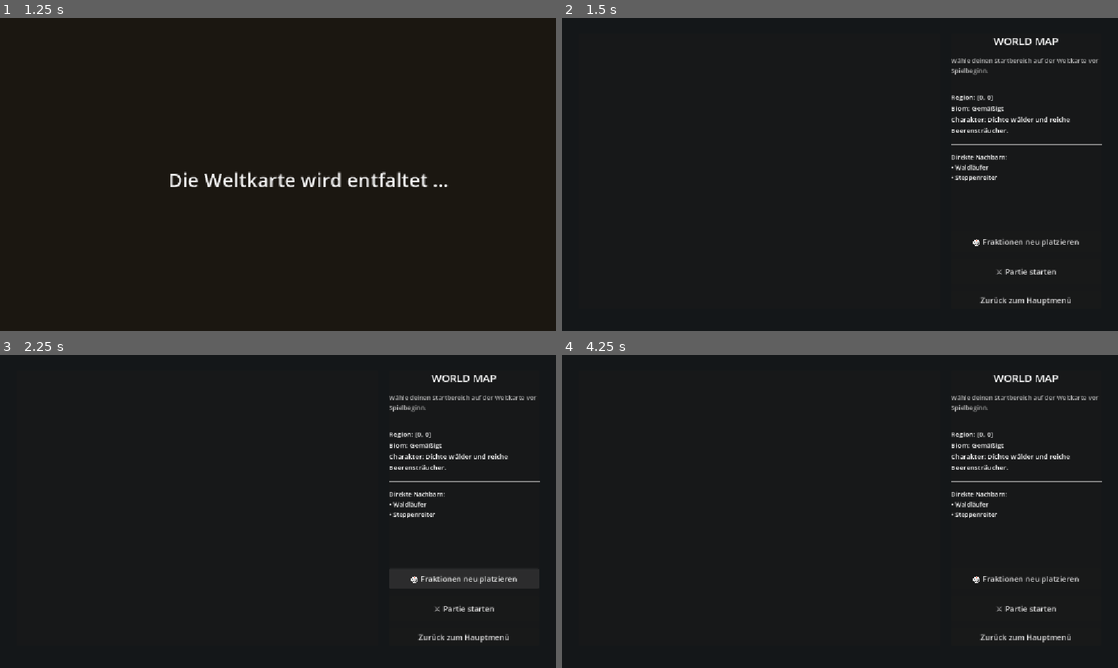
Above: before the commit, frames 1-4 (two rows, left to right).
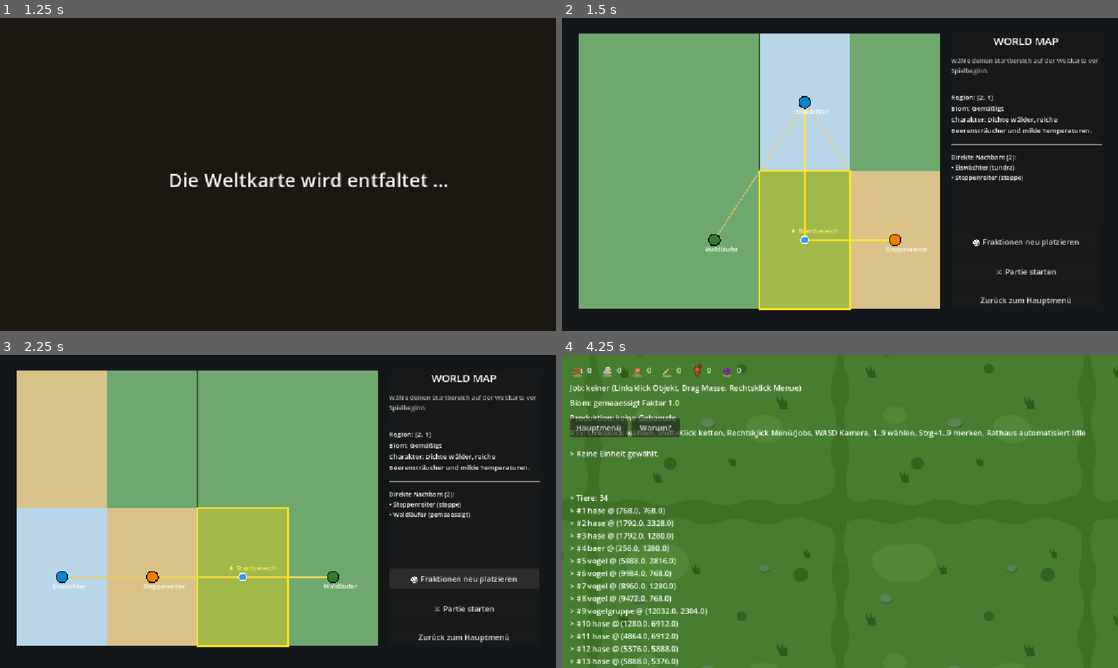
Above: after the commit, the same moments.

Repository: vannon091118/snip-warfare
Game: Godot game, scene res://ui/scenes/hauptmenue.tscn
Same seed, same stepped clock (60 frames per second), same inputs: the game is played once before the commit and once after it.
Inputs (mouse positions are in pixels of both pictures, inside the frame that each line leads up to):
- Up to frame 1 (1.25 s): click "Start" at 0.5 s
- Up to frame 2 (1.5 s): tap Enter at 1.25 s; move the mouse to (962, 158) at 1.27 s; hold Right (ui_right) from 1.28 s (still down); tap M at 1.35 s; click (962, 158) at 1.42 s
- Up to frame 3 (2.25 s): tap Space at 1.52 s; release Right (ui_right) at 2 s; click "🎲 Fraktionen neu platzieren" at 2 s
- Up to frame 4 (4.25 s): click "⚔ Partie starten" at 2.75 s; drag from (728, 527) to (812, 574) at 3.52 s

Frame 1 is identical in both runs. In frame 2, 58% of the frame differs, in the area x 3-96%, y 4-94%; in frame 3, 58%; in frame 4, 100%, in the area x 0-100%, y 0-100%.
Error before the commit: Parse Error: Could not find type "Welt_Biom" in the current scope. (res://world/scenes/welt_map.gd:66)

Commit message:
1. Du hast den Parserfehler auf den Typnamen Welt_Biom in welt_map.gd über die Engine-Screenshots gezeigt, weil die reale Datenklasse im Projekt Welt_BiomBasis heißt. 2. In welt_map.gd ist der Typname nun exakt auf Welt_BiomBasis korrigiert und liest die Eigenschaft biom_name, damit der Godot-Editor das Skript ohne jeden Namenskonflikt lädt. 3. Der Preflight bestätigt die Beseitigung des Scope-Fehlers auf allen Prüfpfaden. 4. Was noch getan werden muss, ist die weitere Spielverifikation der World-Map-Interaktion.

Diff:
--- a/world/scenes/welt_map.gd
+++ b/world/scenes/welt_map.gd
@@ -63,7 +63,7 @@
 			var region: Dictionary = _model.region_an_kachel(rx * _model.region_kante, ry * _model.region_kante)
 			var b_id: String = str(region.get("biom_id", "gemaaessigt"))
 			var farbe: Color = Color(0.3, 0.5, 0.2)
-			var biom_obj: Welt_Biom = _biome.biom_fuer(b_id)
+			var biom_obj: Welt_BiomBasis = _biome.biom_fuer(b_id)
 			if biom_obj != null:
 				farbe = Color.from_string(biom_obj.farbe, farbe)
 			var r_rect := Rect2(float(rx) * kachel_b, float(ry) * kachel_h, kachel_b, kachel_h)
@@ -117,8 +117,8 @@
 func _details_aktualisieren() -> void:
 	var region: Dictionary = _model.region_an_kachel(_gewaehlte_region.x * _model.region_kante, _gewaehlte_region.y * _model.region_kante)
 	var biom_id: String = str(region.get("biom_id", "gemaaessigt"))
-	var biom_obj: Welt_Biom = _biome.biom_fuer(biom_id)
-	var biom_name: String = biom_obj.angezeigter_name if biom_obj != null else biom_id.capitalize()
+	var biom_obj: Welt_BiomBasis = _biome.biom_fuer(biom_id)
+	var biom_name: String = biom_obj.biom_name if biom_obj != null else biom_id.capitalize()
 
 	_info_label.text = "Region: [%d, %d]\nBiom: %s\nCharakter: %s" % [
 		_gewaehlte_region.x,
